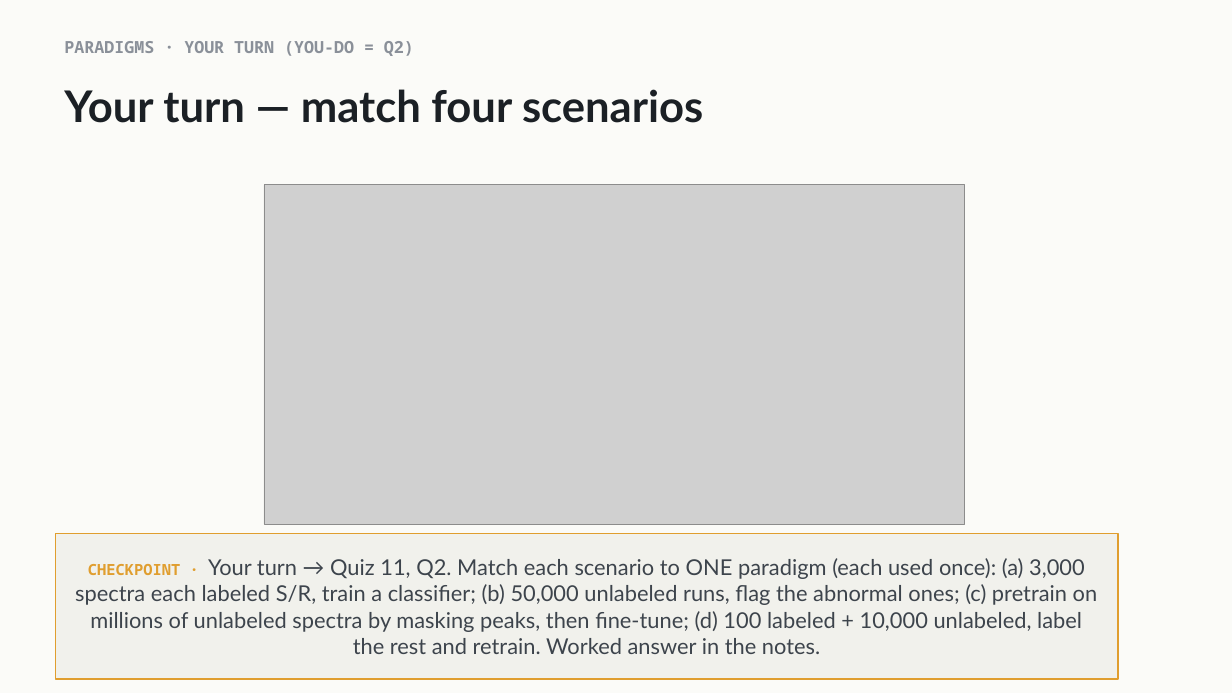
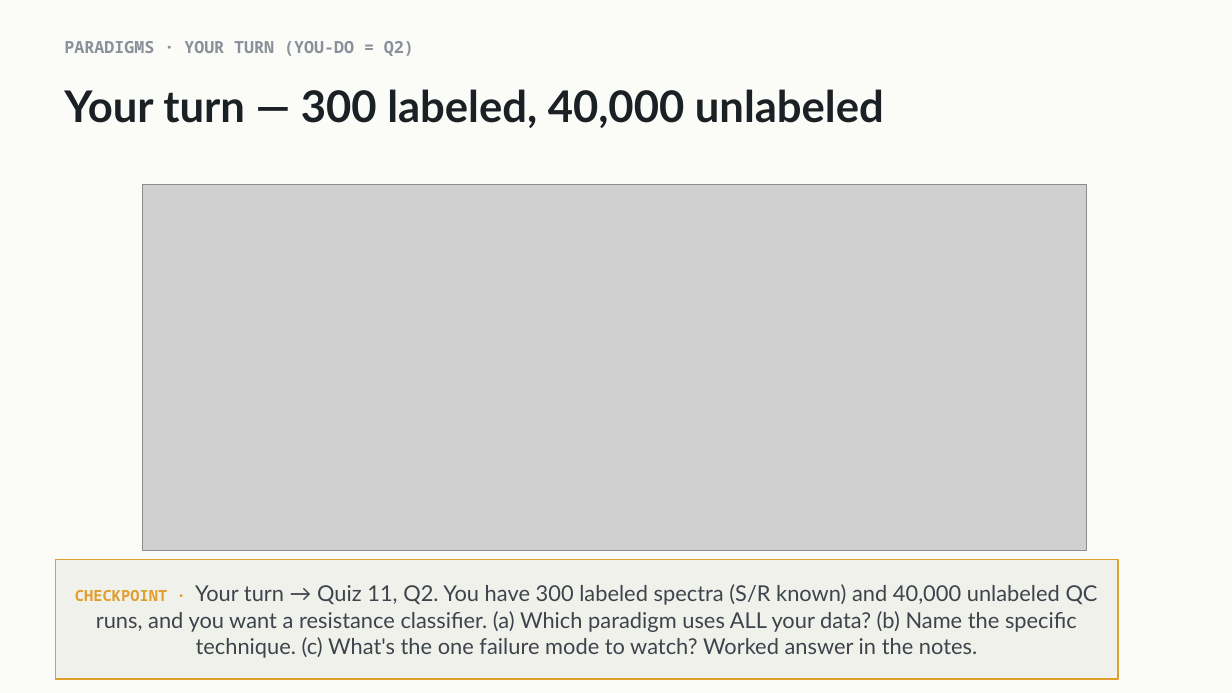
Before and after one commit to indigobio/msacl_dl_course, a slide deck: slide 19 of slides/pptx/lecture11_unsupervised.pptx. Drawn at 1232x693 pixels with LibreOffice and Linux fonts; fonts in the diff are those of the drawing; grey boxes stand for pictures. Boxes give left, top, right and bottom in pixels: in the first picture for what was removed or moved away, otherwise in the second. Text is boxed around its words. In the diff, an @@ line names an element or a change of style, - is before the commit and + after.

```diff
--- a/slides/pptx/lecture11_unsupervised.pptx
+++ b/slides/pptx/lecture11_unsupervised.pptx
@@ text at bbox=[64, 89, 884, 128]: text changed @@
-Your turn — match four scenarios
+Your turn — 300 labeled, 40,000 unlabeled
@@ picture: place and size @@
-picture at bbox=[264, 185, 966, 524]
+picture at bbox=[142, 185, 1087, 551]
@@ rectangle "CHECKPOINT · Your turn → ...": place and size @@
-rectangle "CHECKPOINT · Your turn → ..." at bbox=[55, 533, 1118, 679]
+rectangle "CHECKPOINT · Your turn → ..." at bbox=[55, 560, 1118, 679]
@@ text in rectangle at bbox=[75, 584, 1098, 658]: text changed @@
-CHECKPOINT · Your turn → Quiz 11, Q2. Match each scenario to ONE paradigm (each used once): (a) 3,000 spectra each labeled S/R, train a classifier; (b) 50,000 unlabeled runs, flag the abnormal ones; (c) pretrain on millions of unlabeled spectra by masking peaks, then fine-tune; (d) 100 labeled + 10,000 unlabeled, label the rest and retrain. Worked answer in the notes.
+CHECKPOINT · Your turn → Quiz 11, Q2. You have 300 labeled spectra (S/R known) and 40,000 unlabeled QC runs, and you want a resistance classifier. (a) Which paradigm uses ALL your data? (b) Name the specific technique. (c) What's the one failure mode to watch? Worked answer in the notes.
```
Also in this commit, not shown: 4 other slides changed, 9 other files.
